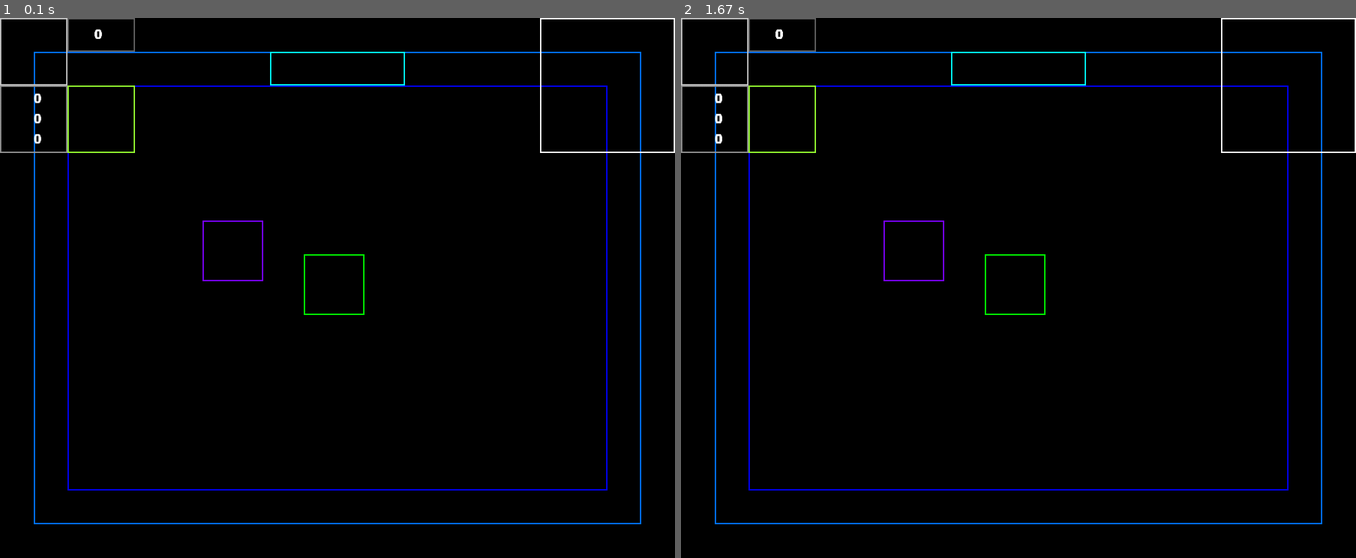
Above: before the commit, frames 1-2 (left to right).
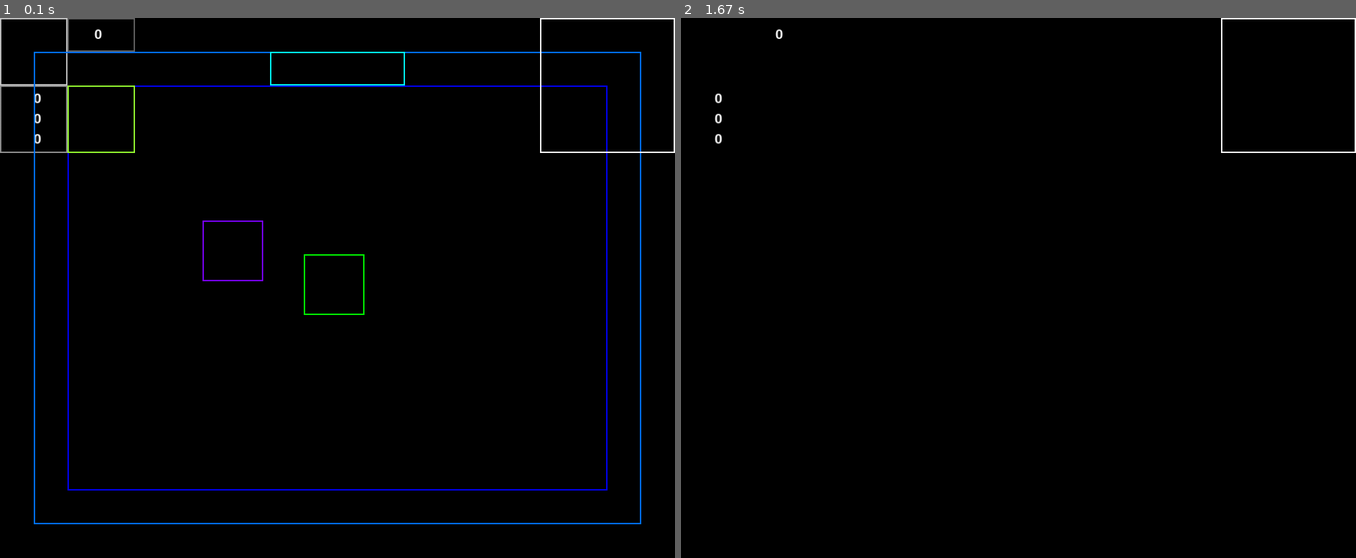
Above: after the commit, the same moments.

Repository: kapusta-gg/pygame_group6
Game: pygame game, started from main.py
Same seed, same stepped clock (60 frames per second), same inputs: the game is played once before the commit and once after it.
Inputs:
- Up to frame 1 (0.1 s): no input
- Up to frame 2 (1.67 s): tap U at 0.33 s

The runs differ from the first frame. In frame 1, less than 0.1% of the frame differs, in the area x 5-16%, y 2-25%; in frame 2, 2.3%, in the area x 0-95%, y 0-94%.

Commit message:
Добавлено включение/выключение хитбоксов

Diff:
--- a/main.py
+++ b/main.py
@@ -21,21 +21,26 @@
     enemy = Enemy(300, 300)
     objectt = Object(100, 100)
 
+    isShowHitbox = True
+
     running = True
     while running:
         # Обрабатываем события
         for event in pygame.event.get():
             if event.type == pygame.QUIT:
                 running = False
+            if event.type == pygame.KEYDOWN:
+                if event.key == pygame.K_u:
+                    isShowHitbox = not isShowHitbox
         # Отрисовка объектов
+        screen.fill((0, 0, 0))
+        hud.draw(screen, is_hitbox=isShowHitbox)
+        room.draw(screen, is_hitbox=isShowHitbox)
+        map.draw(screen)
+        player.draw(screen, is_hitbox=isShowHitbox)
 
-        room.draw(screen)
-        map.draw(screen)
-        hud.draw(screen)
-        player.draw(screen)
-
-        enemy.draw(screen)
-        objectt.draw(screen)
+        enemy.draw(screen, is_hitbox=isShowHitbox)
+        objectt.draw(screen, is_hitbox=isShowHitbox)
         # Выполняем логику (пока пусто)
         # Обновление экрана
         pygame.display.flip()
--- a/models/entities/enemies.py
+++ b/models/entities/enemies.py
@@ -6,5 +6,6 @@
         self.enemy_hitbox = pygame.rect.Rect(x, y, 90, 90)
         self.enemy_color = pygame.color.Color((127, 0, 255))
 
-    def draw(self, screen: pygame.Surface):
-        pygame.draw.rect(screen, self.enemy_color, self.enemy_hitbox, width=2)
+    def draw(self, screen: pygame.Surface, is_hitbox=True):
+        if is_hitbox:
+            pygame.draw.rect(screen, self.enemy_color, self.enemy_hitbox, width=2)
--- a/models/entities/player.py
+++ b/models/entities/player.py
@@ -6,5 +6,6 @@
         self.player_hitbox = pygame.rect.Rect(x, y, 90, 90)
         self.player_color = pygame.color.Color((0, 255, 0))
 
-    def draw(self, screen: pygame.Surface):
-        pygame.draw.rect(screen, self.player_color, self.player_hitbox, width=2)
+    def draw(self, screen: pygame.Surface, is_hitbox=True):
+        if is_hitbox:
+            pygame.draw.rect(screen, self.player_color, self.player_hitbox, width=2)
--- a/models/interface/hud.py
+++ b/models/interface/hud.py
@@ -7,10 +7,10 @@
         self.health = HealthHUD()
         self.items = ItemsHUD()
 
-    def draw(self, screen: pygame.Surface):
-        self.active_item.draw(screen)
-        self.health.draw(screen)
-        self.items.draw(screen)
+    def draw(self, screen: pygame.Surface, is_hitbox=True):
+        self.active_item.draw(screen, is_hitbox=is_hitbox)
+        self.health.draw(screen, is_hitbox=is_hitbox)
+        self.items.draw(screen, is_hitbox=is_hitbox)
 
 
 class ActiveItemHUD:
@@ -18,8 +18,9 @@
         self.item = pygame.rect.Rect(0, 0, 100, 100)
         self.item_color = pygame.color.Color((200, 200, 200))
 
-    def draw(self, screen: pygame.Surface):
-        pygame.draw.rect(screen, self.item_color, self.item, width=2)
+    def draw(self, screen: pygame.Surface, is_hitbox=True):
+        if is_hitbox:
+            pygame.draw.rect(screen, self.item_color, self.item, width=2)
 
 
 class HealthHUD:
@@ -32,8 +33,9 @@
         self.health = 0
         self.text = self.font.render(str(self.health), True, (255, 255, 255))
 
-    def draw(self, screen: pygame.Surface):
-        pygame.draw.rect(screen, self.item_color, self.item, width=2)
+    def draw(self, screen: pygame.Surface, is_hitbox=True):
+        if is_hitbox:
+            pygame.draw.rect(screen, self.item_color, self.item, width=2)
         screen.blit(self.text, (140, 15))
 
 
@@ -48,7 +50,8 @@
         self.items_num_list = [0, 0, 0]
         self.items_text_list = [self.font.render(str(i), True, (255, 255, 255)) for i in self.items_num_list]
 
-    def draw(self, screen: pygame.Surface):
-        pygame.draw.rect(screen, self.item_color, self.item, width=2)
+    def draw(self, screen: pygame.Surface, is_hitbox=True):
+        if is_hitbox:
+            pygame.draw.rect(screen, self.item_color, self.item, width=2)
         for i in range(3):
             screen.blit(self.items_text_list[0], (self.item.x + 50, self.item.y + 10 + 30 * i))
--- a/models/map/objects.py
+++ b/models/map/objects.py
@@ -5,5 +5,6 @@
         self.field_hitbox = pygame.rect.Rect(x, y, 100, 100)
         self.field_color = pygame.color.Color((153, 255, 51))
 
-    def draw(self, screen):
-        pygame.draw.rect(screen, self.field_color, self.field_hitbox, width=2)
+    def draw(self, screen, is_hitbox=True):
+        if is_hitbox:
+            pygame.draw.rect(screen, self.field_color, self.field_hitbox, width=2)
--- a/models/map/rooms.py
+++ b/models/map/rooms.py
@@ -10,11 +10,11 @@
         # Тестовая
         self.door = Door(400, 50)
 
-    def draw(self, screen: pygame.Surface):
-        self.field.draw(screen)
-        pygame.draw.rect(screen, self.room_color, self.room, width=2)
-
-        self.door.draw(screen)
+    def draw(self, screen: pygame.Surface, is_hitbox=True):
+        if is_hitbox:
+            self.field.draw(screen, is_hitbox=is_hitbox)
+            pygame.draw.rect(screen, self.room_color, self.room, width=2)
+            self.door.draw(screen, is_hitbox=is_hitbox)
 
 
 class Door:
@@ -22,8 +22,9 @@
         self.door = pygame.rect.Rect(x, y, 200, 50)
         self.door_color = pygame.color.Color((0, 255, 255))
 
-    def draw(self, screen: pygame.Surface):
-        pygame.draw.rect(screen, self.door_color, self.door, width=2)
+    def draw(self, screen: pygame.Surface, is_hitbox=True):
+        if is_hitbox:
+            pygame.draw.rect(screen, self.door_color, self.door, width=2)
 
 
 class Field:
@@ -31,5 +32,6 @@
         self.field_hitbox = pygame.rect.Rect(100, 100, 800, 600)
         self.field_color = pygame.color.Color((0, 0, 255))
 
-    def draw(self, screen):
-        pygame.draw.rect(screen, self.field_color, self.field_hitbox, width=2)
+    def draw(self, screen, is_hitbox=True):
+        if is_hitbox:
+            pygame.draw.rect(screen, self.field_color, self.field_hitbox, width=2)
